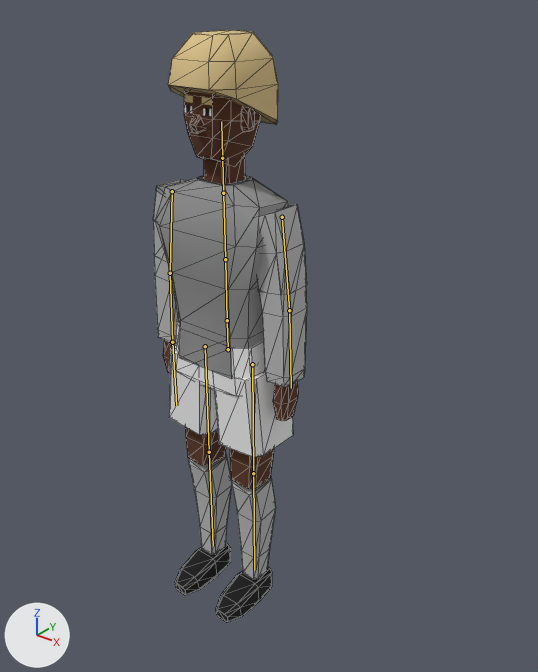
Before and after pictures for a commit that changed the glTF model assets/players/generated/p_cap_10.glb.
One viewpoint serves both versions: a 50 mm camera at (1.401, -1.546, 2.001) aimed at (0.041, 0.153, 0.947). The axes (+X, +Y, +Z) are drawn at lower left. The lights are the same throughout. The first picture is the older version. The bones that change, and the others that lie on the model, are drawn over the model as lines. Mesh edges are drawn as thin lines.

Names of what the first picture shows: 'Body', 'Hair', 'Head', 'Shirt_Long', 'Shirt_Short', 'Shorts'.
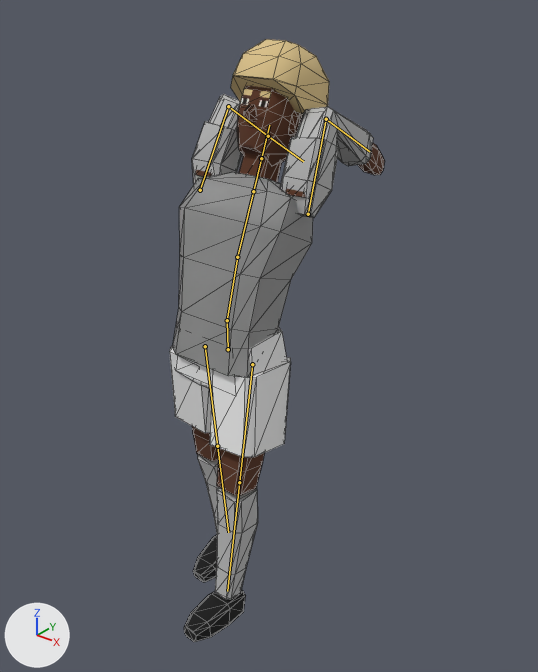
The newer file adds an action. The first version stands in its rest pose; the second is drawn at frame 5 of the action 'THROW_IN'.

Changed parts and their boxes [x1, y1, x2, y2] in the pictures (538 x 672 px):
'Shirt_Long', posed: before [153, 175, 307, 387]; after [194, 94, 373, 217]
'Shirt_Short', posed: before [153, 190, 307, 295]; after [172, 121, 339, 377]
'Body', posed (49% wider, 7% taller): before [163, 156, 298, 622]; after [184, 143, 385, 642]
'Shorts', posed: before [169, 322, 293, 457]; after [170, 326, 291, 457]
'Hair', posed: before [168, 30, 278, 124]; after [231, 39, 329, 117]
'Head', posed: before [184, 91, 261, 165]; after [237, 86, 301, 165]
bone 'Spine', root to tip: before (227, 320) to (225, 259); after (227, 320) to (237, 257)
bone 'Chest', root to tip: before (225, 259) to (223, 193); after (237, 257) to (253, 191)
bone 'UpperArm.L', root to tip: before (282, 217) to (289, 310); after (308, 214) to (326, 119)
bone 'LowerArm.L', root to tip: before (289, 310) to (291, 388); after (326, 119) to (369, 151)
bone 'UpperArm.R', root to tip: before (172, 191) to (170, 273); after (200, 190) to (228, 106)
bone 'LowerArm.R', root to tip: before (170, 273) to (172, 342); after (228, 106) to (268, 136)
bone 'UpperLeg.L', root to tip: before (252, 364) to (253, 473); after (252, 364) to (239, 482)
bone 'UpperLeg.R', root to tip: before (205, 346) to (209, 452); after (205, 346) to (217, 446)

What the commit changed:
Bone 'Spine' (bone_spine) turns from (0, 0, 0) to (-16, 0, 0) degrees about its own x, y and z.
Bone 'Chest' (bone_chest) turns from (0, 0, 0) to (-6, 0, 0) degrees about its own x, y and z.
Bone 'UpperArm.L' (bone_upperarm_l) turns from (0, 0, 0) to (177, -12, 1) degrees about its own x, y and z.
Bone 'LowerArm.L' (bone_lowerarm_l) turns from (0, 0, 0) to (-95, -5, 0) degrees about its own x, y and z.
Bone 'UpperArm.R' (bone_upperarm_r) turns from (0, 0, 0) to (177, 12, -1) degrees about its own x, y and z.
Bone 'LowerArm.R' (bone_lowerarm_r) turns from (0, 0, 0) to (-95, 5, 0) degrees about its own x, y and z.
Bone 'UpperLeg.L' (bone_upperleg_l) turns from (0, 0, 0) to (-10, 0, 0) degrees about its own x, y and z.
Bone 'UpperLeg.R' (bone_upperleg_r) turns from (0, 0, 0) to (6, 0, 0) degrees about its own x, y and z.
